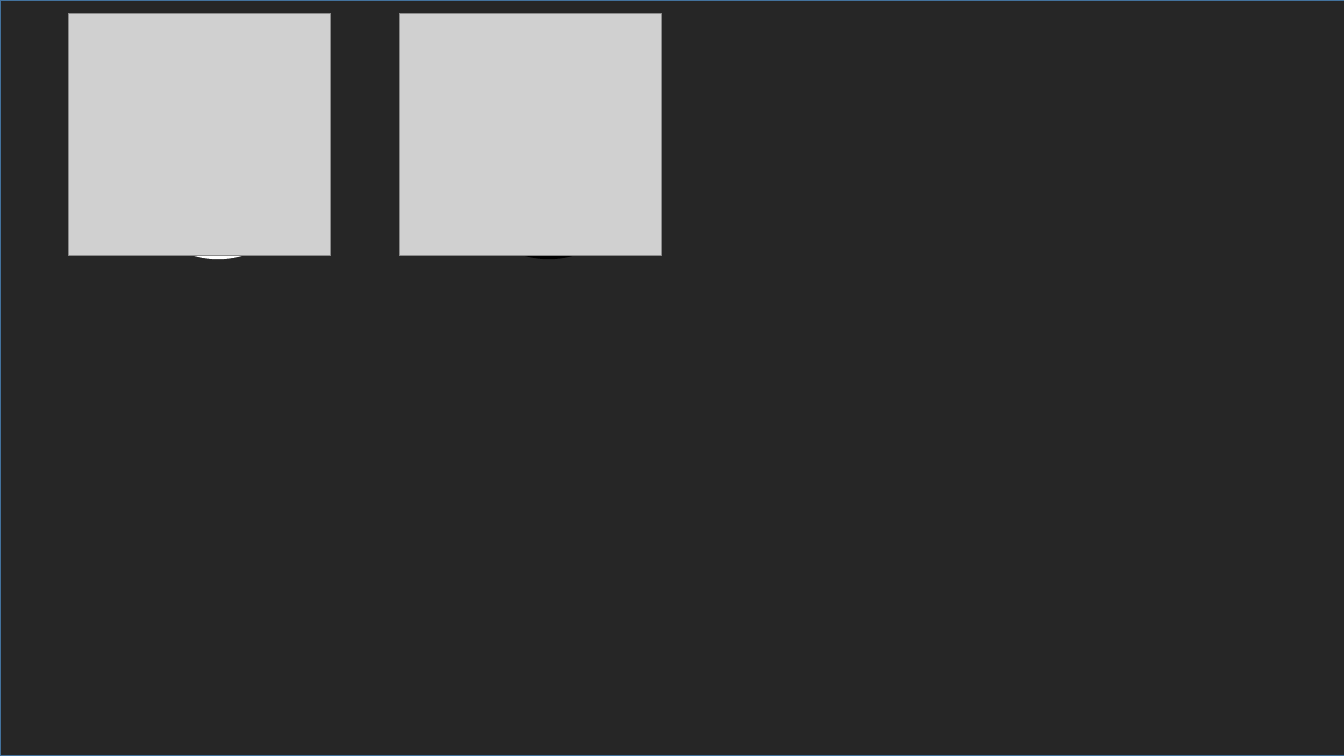
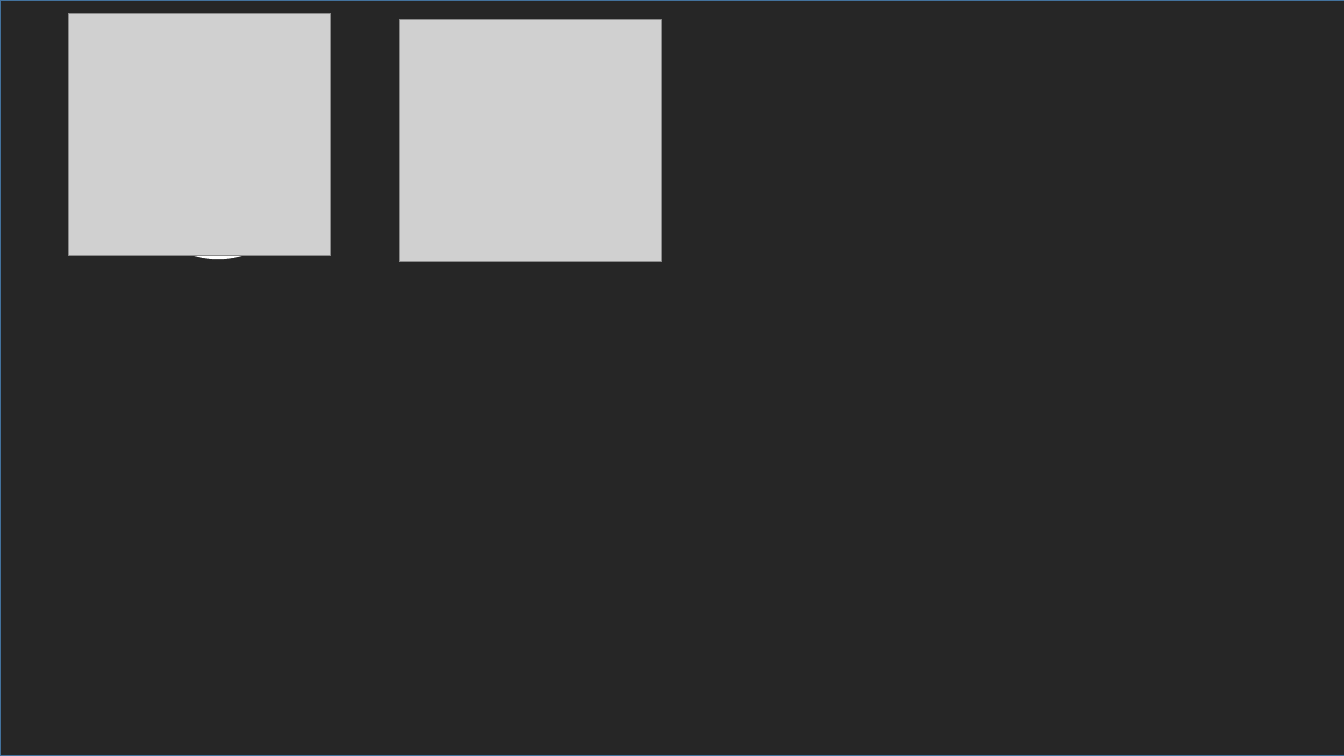
Before and after one commit to fafi-svg/App_web_vacunas, a slide deck: slide 5 of Documents_Desing/Diseños_veterinaria_vacunas.pptx. Drawn at 1344x756 pixels with LibreOffice and Linux fonts; fonts in the diff are those of the drawing; grey boxes stand for pictures. Boxes give left, top, right and bottom in pixels: in the first picture for what was removed or moved away, otherwise in the second. Text is boxed around its words. In the diff, an @@ line names an element or a change of style, - is before the commit and + after.

```diff
--- a/Documents_Desing/Diseños_veterinaria_vacunas.pptx
+++ b/Documents_Desing/Diseños_veterinaria_vacunas.pptx
@@ picture moved from (x1=399, y1=13, x2=661, y2=255) to (x1=399, y1=20, x2=661, y2=262) @@
@@ ellipse removed at (x1=462, y1=83, x2=636, y2=257) @@
```
Also in this commit, not shown: 3 other slides changed, 17 slides added, 3 slides removed.
